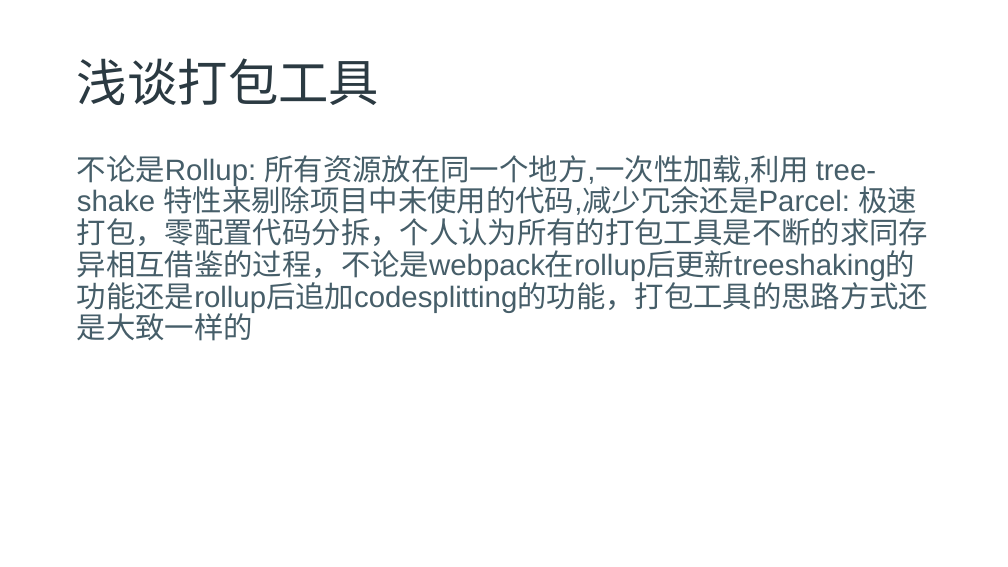
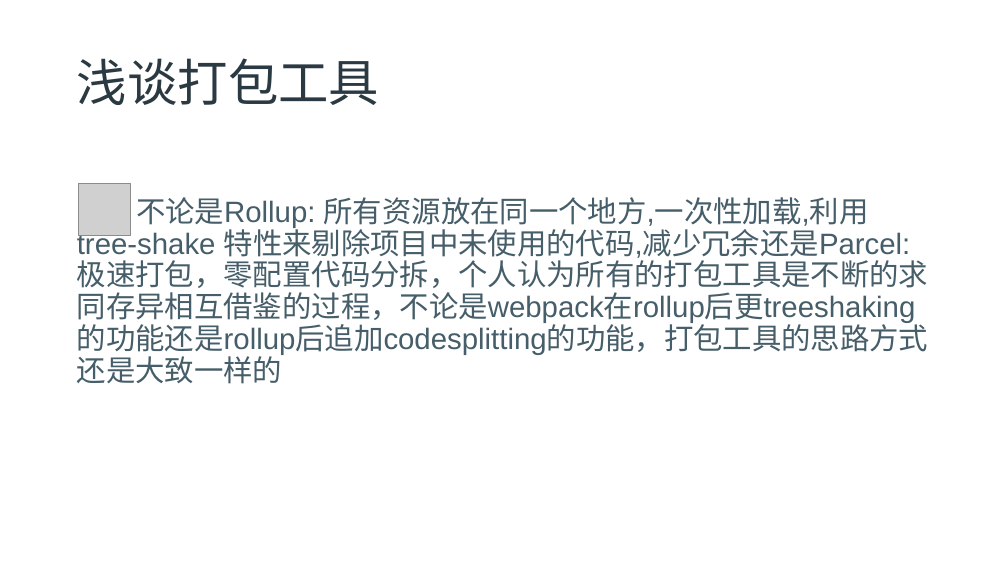
Before and after one commit to freeozyl80/webpack-lesson, a slide deck: slide 44 of chapter10/chapter5pptx.pptx. Drawn at 1008x567 pixels with LibreOffice and Linux fonts; fonts in the diff are those of the drawing; grey boxes stand for pictures; background and template pictures are left out. Boxes give left, top, right and bottom in pixels: in the first picture for what was removed or moved away, otherwise in the second. Text is boxed around its words. In the diff, an @@ line names an element or a change of style, - is before the commit and + after.

```diff
--- a/chapter10/chapter5pptx.pptx
+++ b/chapter10/chapter5pptx.pptx
@@ text at <box>77,197,929,384</box>: text changed @@
-不论是Rollup: 所有资源放在同一个地方,一次性加载,利用 tree-shake 特性来剔除项目中未使用的代码,减少冗余还是Parcel: 极速打包，零配置代码分拆，个人认为所有的打包工具是不断的求同存异相互借鉴的过程，不论是webpack在rollup后更新treeshaking的功能还是rollup后追加codesplitting的功能，打包工具的思路方式还是大致一样的
+不论是Rollup: 所有资源放在同一个地方,一次性加载,利用 tree-shake 特性来剔除项目中未使用的代码,减少冗余还是Parcel: 极速打包，零配置代码分拆，个人认为所有的打包工具是不断的求同存异相互借鉴的过程，不论是webpack在rollup后更treeshaking的功能还是rollup后追加codesplitting的功能，打包工具的思路方式还是大致一样的
@@ picture added at <box>79,184,131,236</box> @@
```
Also in this commit, not shown: 28 other slides changed, 5 other files.
